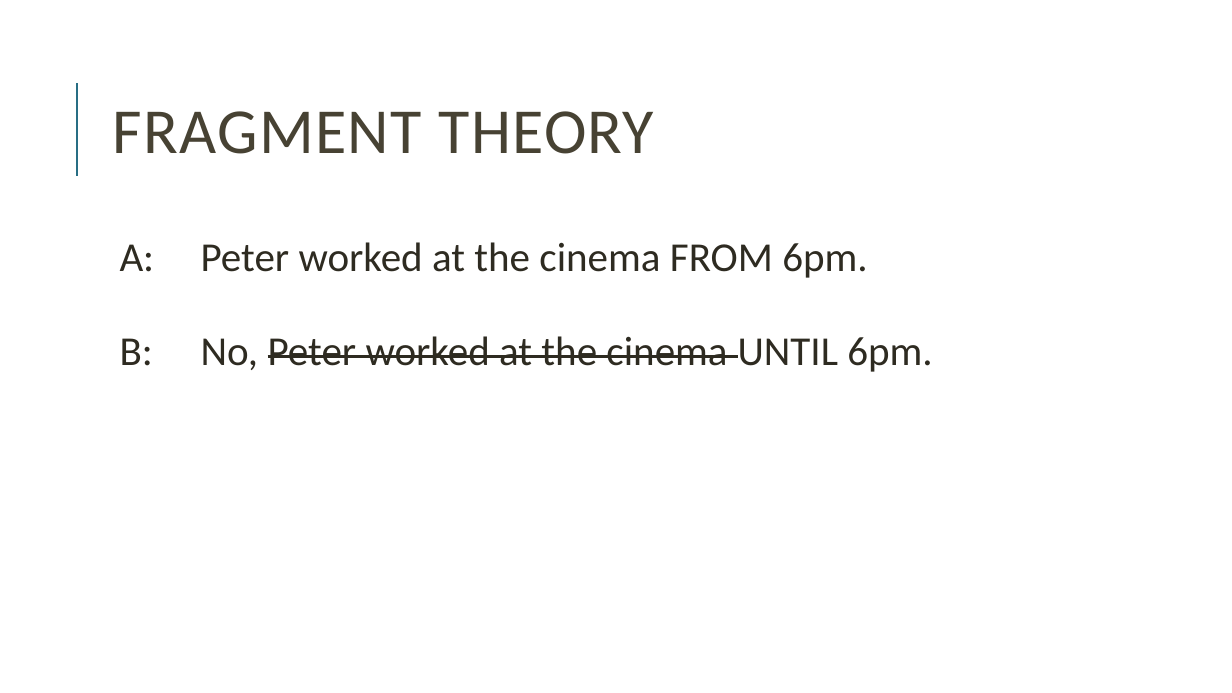
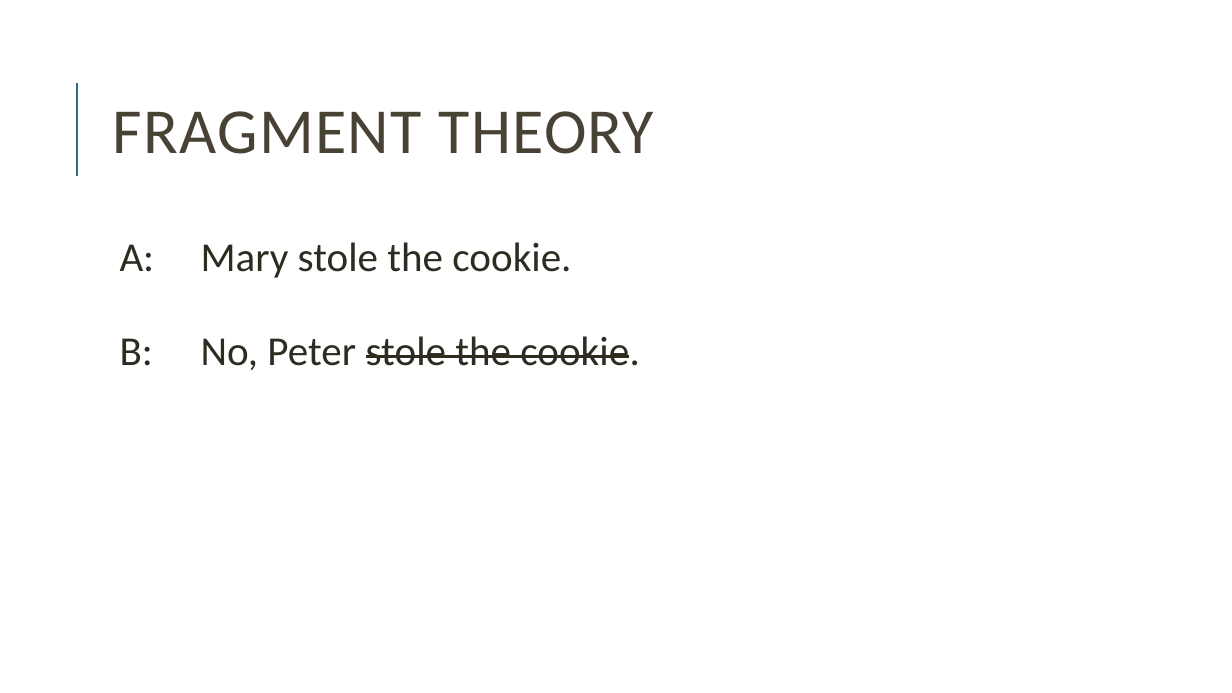
Before and after one commit to miriamschiele/MA, a slide deck: slide 5 of presentation/Miriam Schiele, MA presentation.pptx. Drawn at 1232x693 pixels with LibreOffice and Linux fonts; fonts in the diff are those of the drawing. Boxes give left, top, right and bottom in pixels: in the first picture for what was removed or moved away, otherwise in the second. Text is boxed around its words. In the diff, an @@ line names an element or a change of style, - is before the commit and + after.

```diff
--- a/presentation/Miriam Schiele, MA presentation.pptx
+++ b/presentation/Miriam Schiele, MA presentation.pptx
@@ text at <box>120,242,640,370</box>: text changed @@
-  A: Peter worked at the cinema FROM 6pm.
-  B: No, Peter worked at the cinema UNTIL 6pm.
+  A: Mary stole the cookie.
+  B: No, Peter stole the cookie.
```
Also in this commit, not shown: 10 other slides changed, 4 slides added, 4 slides removed, 1 other file.
